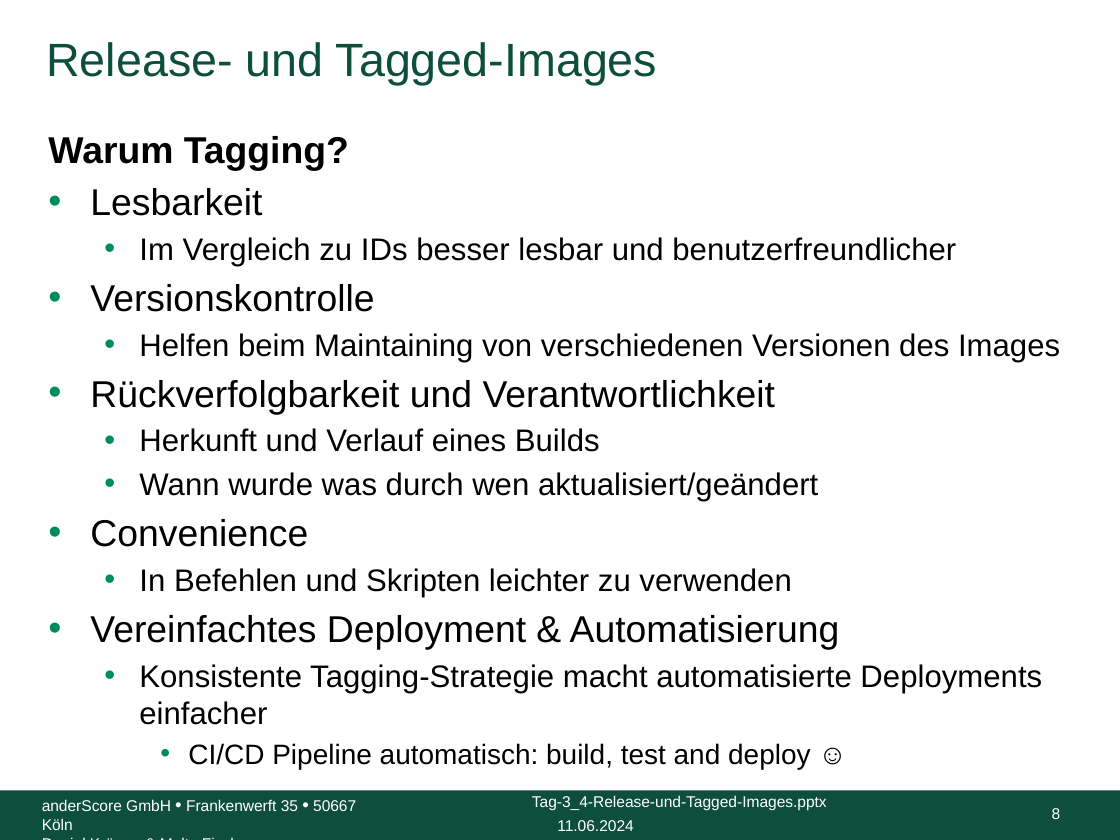
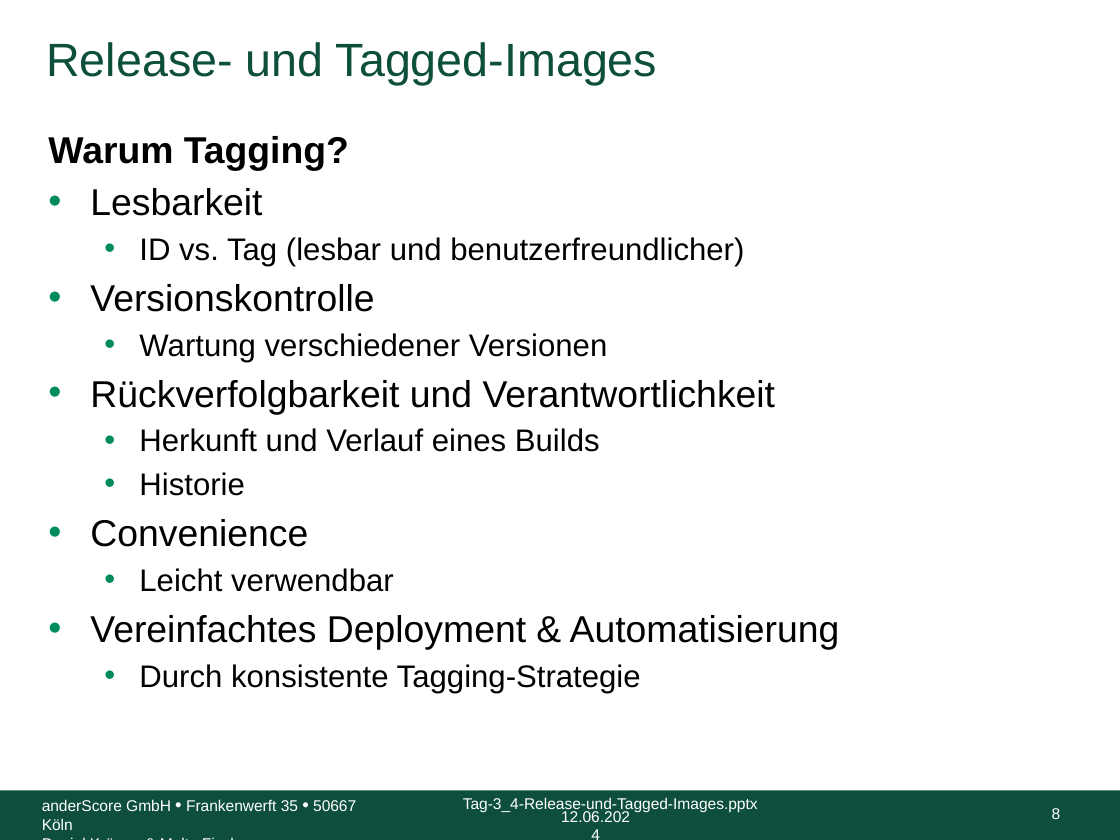
Before and after one commit to anderscore-gmbh/gitlab, a slide deck: slide 8 of slides/Tag-3_4-Release-und-Tagged-Images.pptx. Drawn at 1120x840 pixels with LibreOffice and Linux fonts; fonts in the diff are those of the drawing; background and template pictures are left out. Boxes give left, top, right and bottom in pixels: in the first picture for what was removed or moved away, otherwise in the second. Text is boxed around its words. In the diff, an @@ line names an element or a change of style, - is before the commit and + after.

```diff
--- a/slides/Tag-3_4-Release-und-Tagged-Images.pptx
+++ b/slides/Tag-3_4-Release-und-Tagged-Images.pptx
@@ text at box(139, 237, 744, 266): text changed @@
-  • Im Vergleich zu IDs besser lesbar und benutzerfreundlicher
+  • ID vs. Tag (lesbar und benutzerfreundlicher)
@@ text at box(139, 333, 607, 362): text changed @@
-  • Helfen beim Maintaining von verschiedenen Versionen des Images
+  • Wartung verschiedener Versionen
@@ text at box(139, 472, 245, 496): text changed @@
-  • Wann wurde was durch wen aktualisiert/geändert
+  • Historie
@@ text at box(139, 568, 394, 592): text changed @@
-  • In Befehlen und Skripten leichter zu verwenden
+  • Leicht verwendbar
@@ text at box(139, 664, 641, 693): text changed @@
-  • Konsistente Tagging-Strategie macht automatisierte Deployments einfacher
-    • CI/CD Pipeline automatisch: build, test and deploy ☺
+  • Durch konsistente Tagging-Strategie
@@ text "Tag-3_4-Release-und-Tagged-Images.pptx": place and size @@
-text "Tag-3_4-Release-und-Tagged-Images.pptx" at box(532, 795, 827, 811)
+text "Tag-3_4-Release-und-Tagged-Images.pptx" at box(463, 797, 758, 813)
@@ text at box(561, 811, 630, 822): text changed @@
-11.06.2024
+12.06.2024
```
Also in this commit, not shown: 33 other slides changed, 3 slides added.
